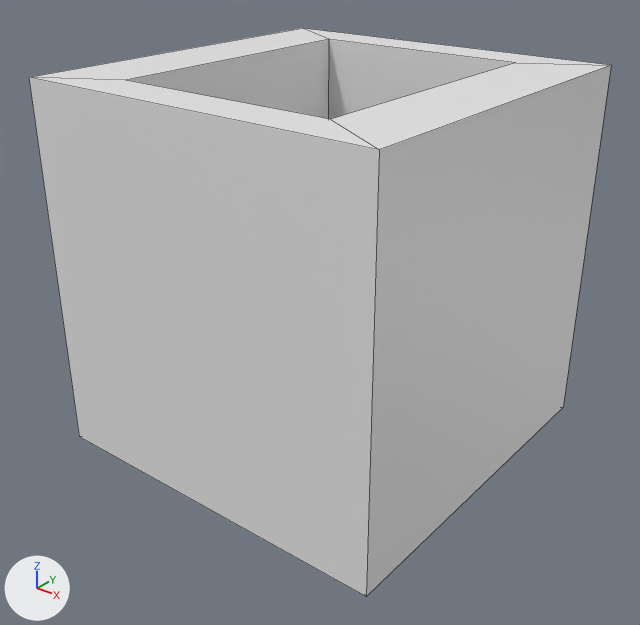
The FBX model RailRiderUnity/Assets/Models/Coin/coin.fbx as it was, and as the next commit left it.
Camera for both pictures: a 50 mm lens placed at (1.347, -1.721, 0.91), pointed at (0.018, -0.06, -0.12). The axes (+X, +Y, +Z) are drawn at lower left. The lights are the same throughout. Mesh edges are drawn as thin lines.
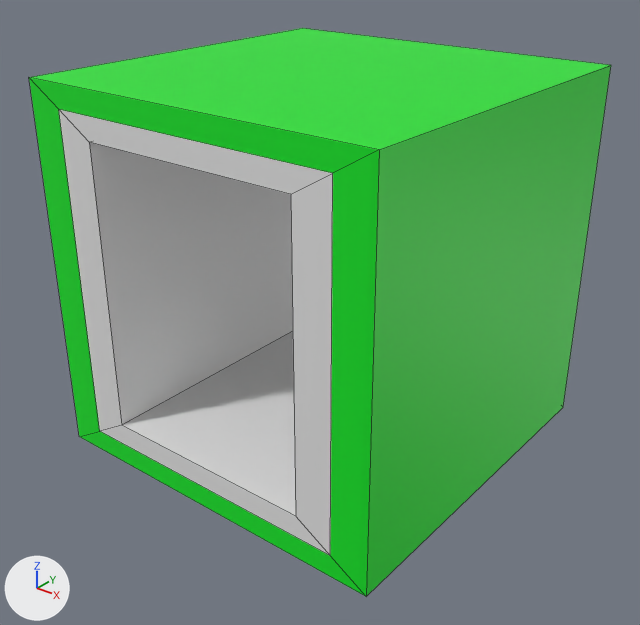
What differs and where, as boxes [x1, y1, x2, y2] in the pictures (640 x 625 px):
'Cube', reshaped, turned, rescaled
    both: [29, 28, 611, 596]

The change, as a list of edits to the scene's bpy script:
```text
Add mat_foo:
    mat_foo = principled_material('foo')
    mat_foo.base_color = (0.0, 0.8, 0.0168)  # green #00e723
Add mat_material_005:
    mat_material_005 = principled_material('Material.005')
    mat_material_005.base_color = (0.8, 0.8, 0.8)  # white #e7e7e7
Change me_cube:
    used by ob_cube; location = (0.0, 0.0, 0.0)
    remove me_cube.from_pydata(...)  # 16 vertices, 16 faces; spans x -0.5..0.5, y -0.5..0.5, z -0.5..0.5
    add me_cube.from_pydata(...)  # 24 vertices, 24 faces; spans x -50.0..50.0, y -50.0..50.0, z -50.0..50.0
    me_cube part 1: the whole mesh is rebuilt
    add me_cube.materials.append(mat_material_005)  # white #e7e7e7
    add me_cube.materials.append(mat_foo)  # green #00e723
Change ob_cube:
    ob_cube.rotation_euler: (0.0, 0.0, 0.0) -> (1.571, 0.0, 0.0)  # degrees (0, 0, 0) -> degrees (90, 0, 0)
    ob_cube.scale: (1.0, 1.0, 1.0) -> (0.01, 0.01, 0.01)
```
